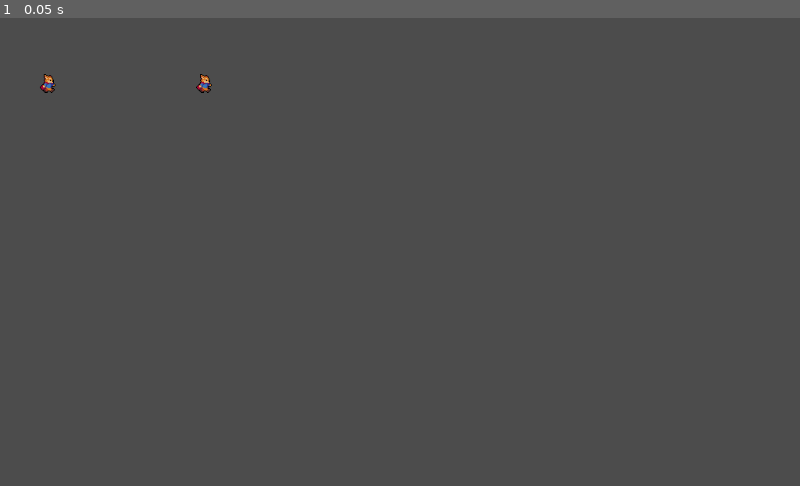
Above: before the commit, frame 1.
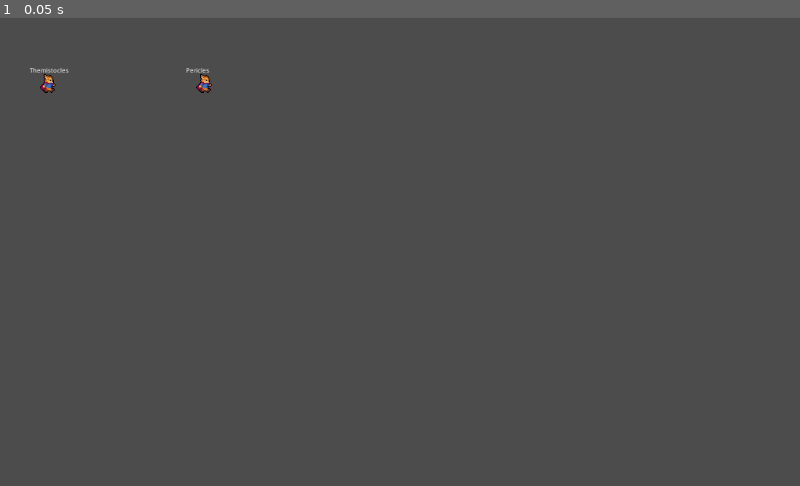
Above: after the commit, the same moment.

Repository: Multi-User-Domain/SimPolis
Game: Godot game, scene res://Main.tscn
The game is run twice, just before and just after one commit, with the same random seed, the same clock (stepped at 60 frames per second) and the same inputs.
Inputs:
- Up to frame 1 (0.05 s): no input

The runs differ from the first frame. In frame 1, less than 0.1% of the frame differs, in the area x 3-27%, y 10-12%.

Commit message:
character name label

Diff:
--- a/characters/Player/Player.gd
+++ b/characters/Player/Player.gd
@@ -12,6 +12,7 @@
 
 func _ready():
 	screen_size = get_viewport_rect().size
+	$NameLabel.text = character_name
 
 func _physics_process(delta):
 	if target_coords:
--- a/characters/Player/Player.tscn
+++ b/characters/Player/Player.tscn
@@ -1,11 +1,16 @@
-[gd_scene load_steps=4 format=2]
+[gd_scene load_steps=6 format=2]
 
 [ext_resource path="res://assets/fox/fox.png" type="Texture" id=1]
 [ext_resource path="res://characters/Player/Player.gd" type="Script" id=2]
+[ext_resource path="res://assets/font/OpenSans.ttf" type="DynamicFontData" id=3]
 
 [sub_resource type="CapsuleShape2D" id=1]
 radius = 7.0
 height = 0.0
+
+[sub_resource type="DynamicFont" id=2]
+size = 8
+font_data = ExtResource( 3 )
 
 [node name="KinematicBody2D" type="KinematicBody2D"]
 position = Vector2( 71, 38 )
@@ -21,4 +26,15 @@
 position = Vector2( -1, 3 )
 shape = SubResource( 1 )
 
+[node name="NameLabel" type="RichTextLabel" parent="."]
+margin_left = -25.0
+margin_top = -23.0
+margin_right = 25.0
+margin_bottom = -13.0
+custom_fonts/normal_font = SubResource( 2 )
+scroll_active = false
+__meta__ = {
+"_edit_use_anchors_": false
+}
+
 [connection signal="input_event" from="." to="." method="_on_KinematicBody2D_input_event"]
